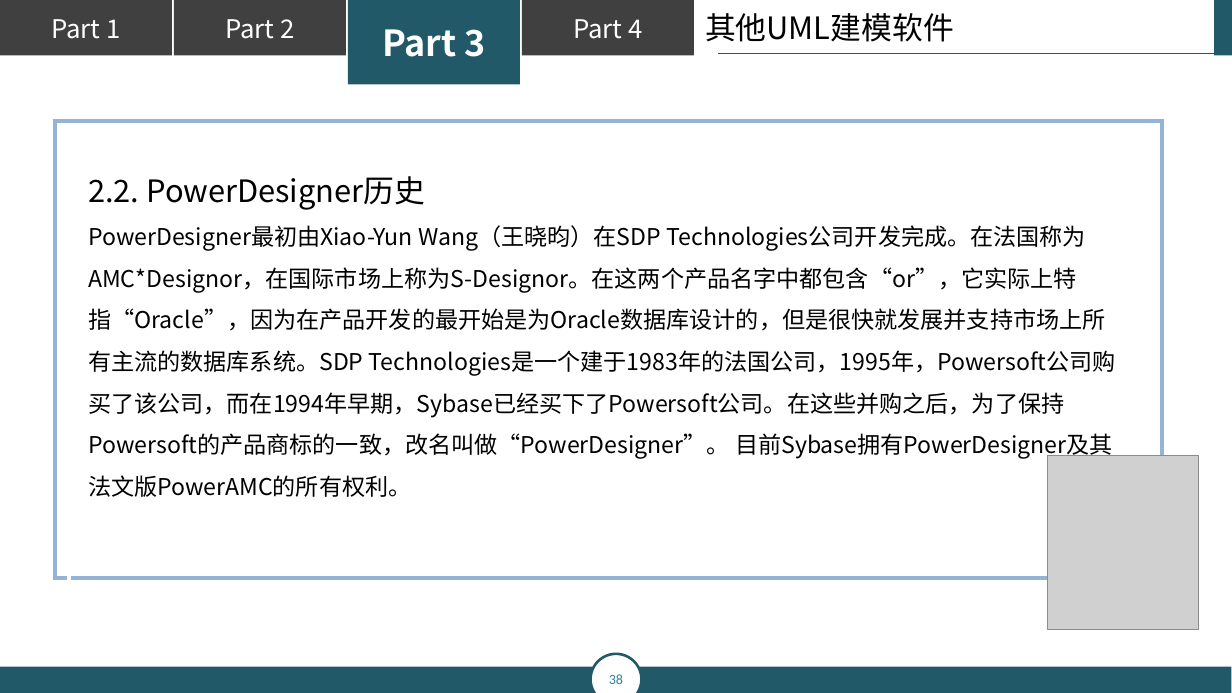
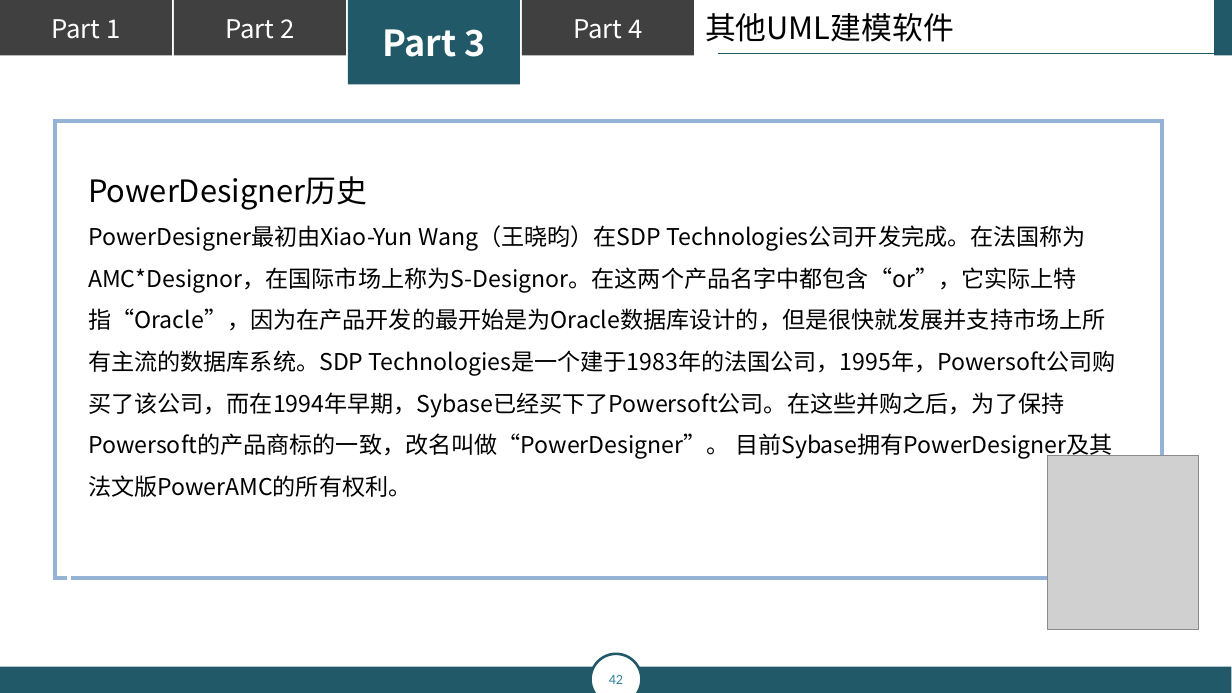
Before and after one commit to popopoi/PRD2018-G07, a slide deck: slide 42 of 翻转课堂PPT/PRD2018-G07-第五周翻转课堂PPT.pptx (slide 38 before the commit). Drawn at 1232x693 pixels with LibreOffice and Linux fonts; fonts in the diff are those of the drawing; grey boxes stand for pictures. Boxes give left, top, right and bottom in pixels: in the first picture for what was removed or moved away, otherwise in the second. Text is boxed around its words. In the diff, an @@ line names an element or a change of style, - is before the commit and + after.

```diff
--- a/翻转课堂PPT/PRD2018-G07-第五周翻转课堂PPT.pptx
+++ b/翻转课堂PPT/PRD2018-G07-第五周翻转课堂PPT.pptx
@@ text at [88,176,367,210]: text changed @@
-2.2. PowerDesigner历史
+PowerDesigner历史
@@ page number at [609,675,623,684]: text changed @@
-38
+42
```
Also in this commit, not shown: 10 other slides changed, 6 slides added.
